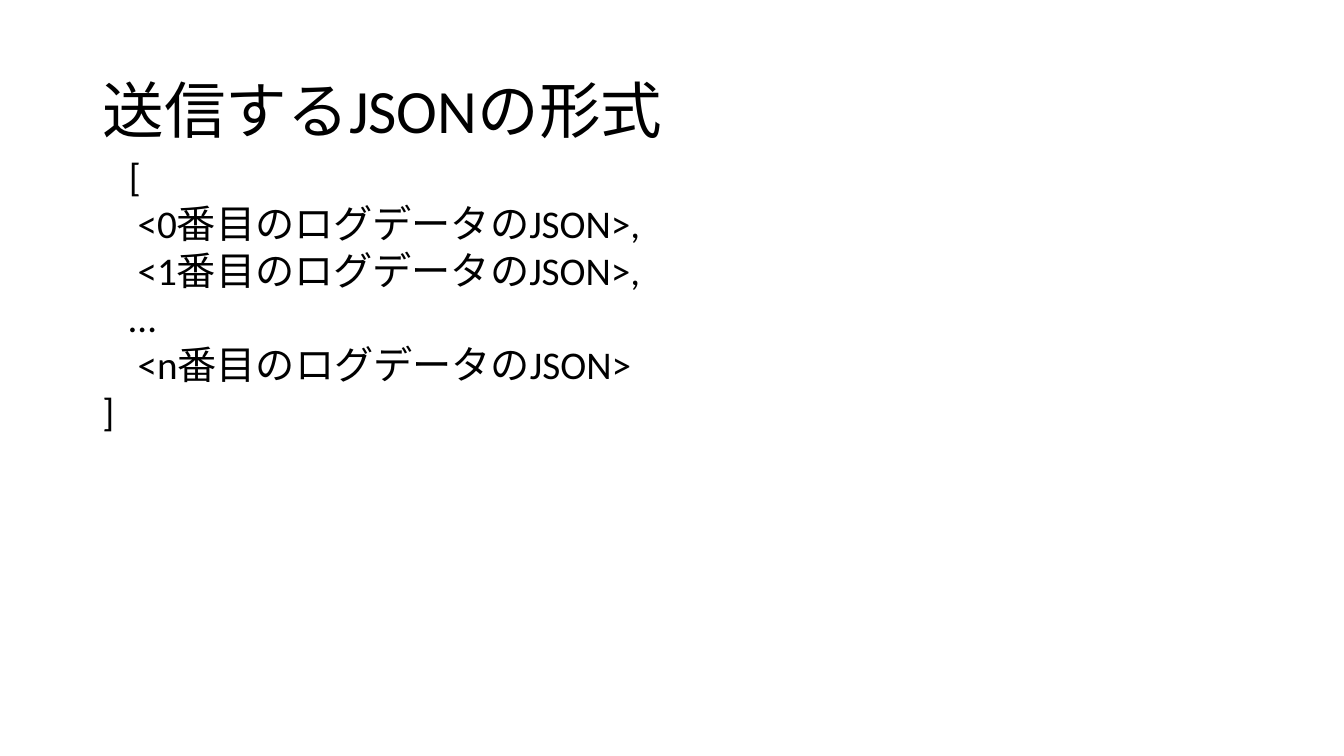
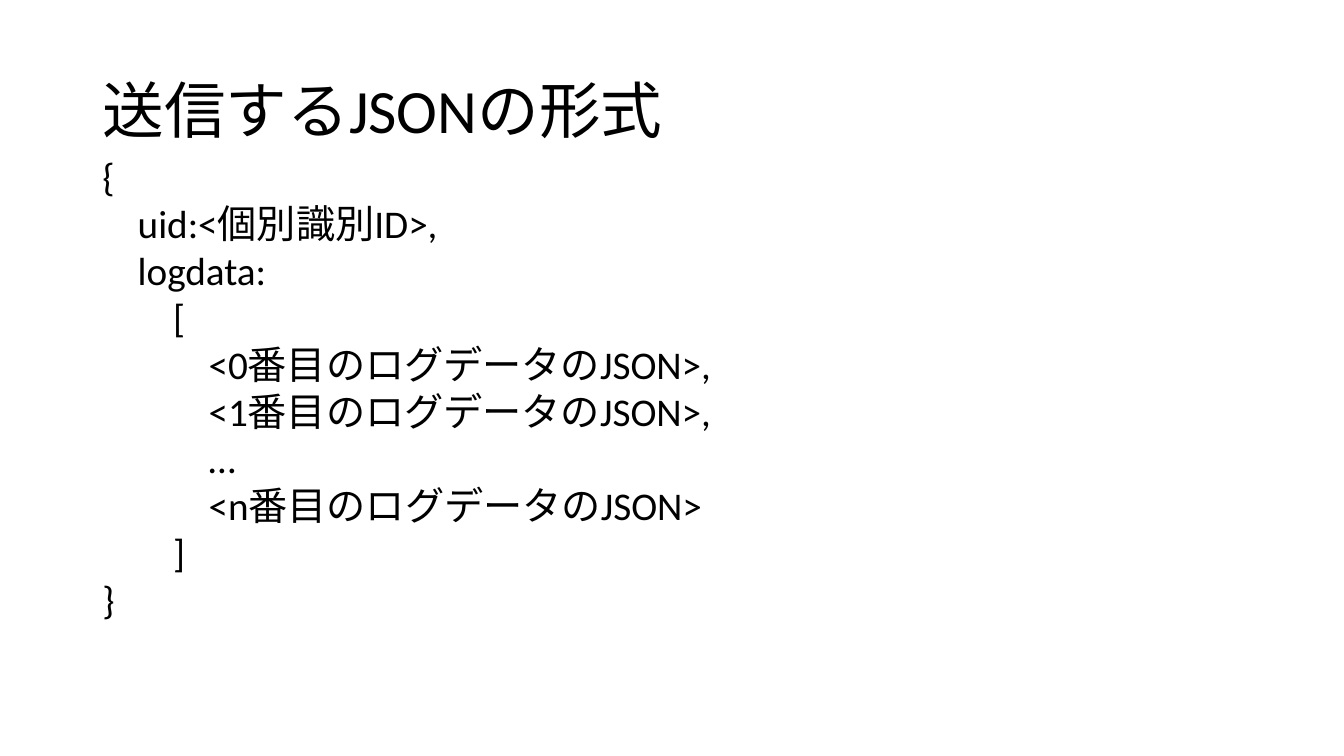
Before and after one commit to Tsukuba-SAY/documents, a slide deck: slide 5 of 利用ログの形式.pptx (slide 4 before the commit). Drawn at 1344x756 pixels with LibreOffice and Linux fonts; fonts in the diff are those of the drawing. Boxes give left, top, right and bottom in pixels: in the first picture for what was removed or moved away, otherwise in the second. Text is boxed around its words. In the diff, an @@ line names an element or a change of style, - is before the commit and + after.

Commit message:
利用ログ形式を現実に沿って修正

```diff
--- a/利用ログの形式.pptx
+++ b/利用ログの形式.pptx
@@ text at [138, 205, 711, 524]: paragraph added @@
+}
@@ text at [138, 205, 438, 292]: paragraphs added @@
+{
+uid:<個別識別ID>,
+logdata:
```
Also in this commit, not shown: 4 other slides changed, 1 slide added, 1 slide removed.
